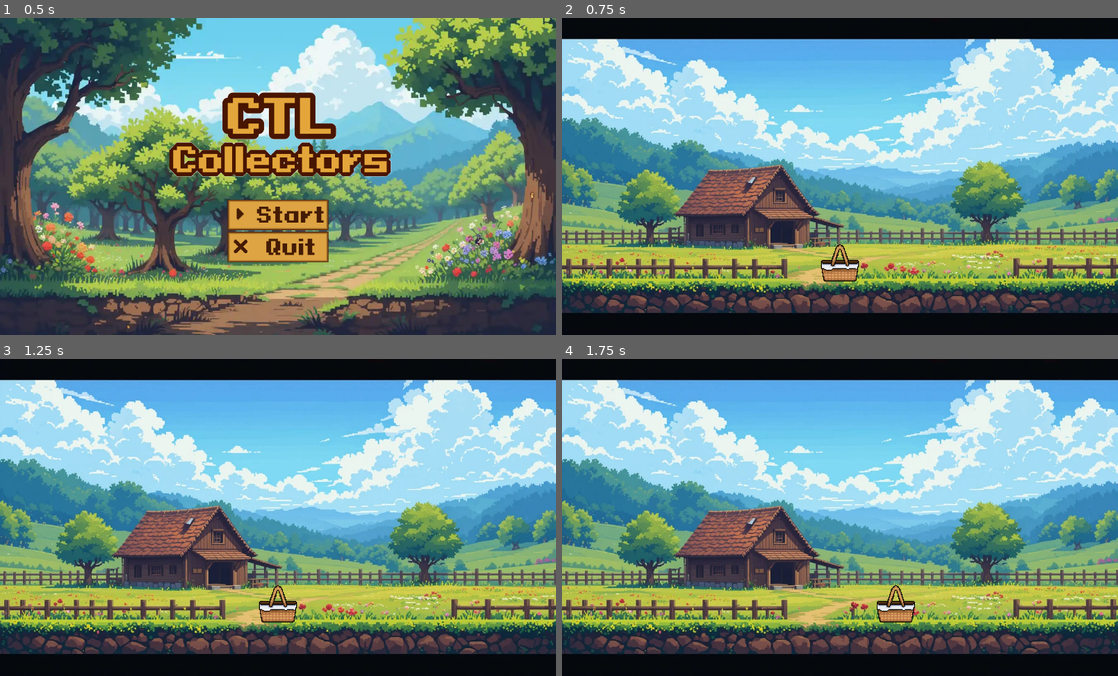
Above: before the commit, frames 1-4 (two rows, left to right).
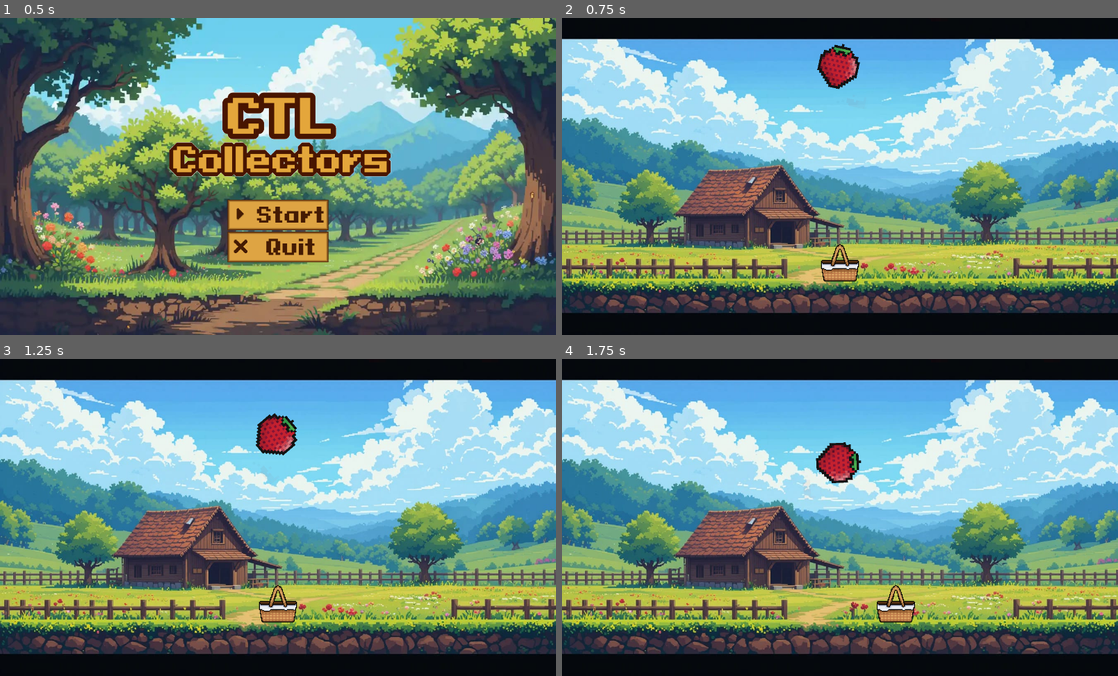
Above: after the commit, the same moments.

Repository: DevCadion/Projeto-Game-Collectors
Game: Godot game, scene res://scens/title_screen.tscn
Same seed, same stepped clock (60 frames per second), same inputs: the game is played once before the commit and once after it.
Inputs:
- Up to frame 1 (0.5 s): no input
- Up to frame 2 (0.75 s): click "Start" at 0.5 s
- Up to frame 3 (1.25 s): no input
- Up to frame 4 (1.75 s): hold D (direita) from 1.28 s (still down)

Frame 1 is identical in both runs. In frame 2, 0.8% of the frame differs, in the area x 45-54%, y 8-23%; in frame 3, 0.8%, in the area x 46-54%, y 17-31%; in frame 4, 0.8%.

Commit message:
Add morango

Diff:
--- a/scens/game.tscn
+++ b/scens/game.tscn
@@ -1,8 +1,9 @@
-[gd_scene load_steps=6 format=3 uid="uid://o7p1mm6x1n1t"]
+[gd_scene load_steps=7 format=3 uid="uid://o7p1mm6x1n1t"]
 
 [ext_resource type="Texture2D" uid="uid://ct5ojkl3d0oaj" path="res://sprites/game.jpeg" id="1_7lg5d"]
 [ext_resource type="Script" uid="uid://b4wwdgeovmwtv" path="res://scripts/game.gd" id="1_ulfje"]
 [ext_resource type="PackedScene" uid="uid://cqt2qgswhqwpu" path="res://scens/player.tscn" id="3_xahwf"]
+[ext_resource type="PackedScene" uid="uid://dc0y3ndnxxu3y" path="res://scens/fruts.tscn" id="4_3an71"]
 
 [sub_resource type="RectangleShape2D" id="RectangleShape2D_ulfje"]
 size = Vector2(1419.75, 144)
@@ -89,4 +90,7 @@
 wait_time = 0.5
 autostart = true
 
+[node name="Fruts" parent="." instance=ExtResource("4_3an71")]
+position = Vector2(672, 91)
+
 [connection signal="timeout" from="TimerSpaw" to="." method="_on_timer_spaw_timeout"]
